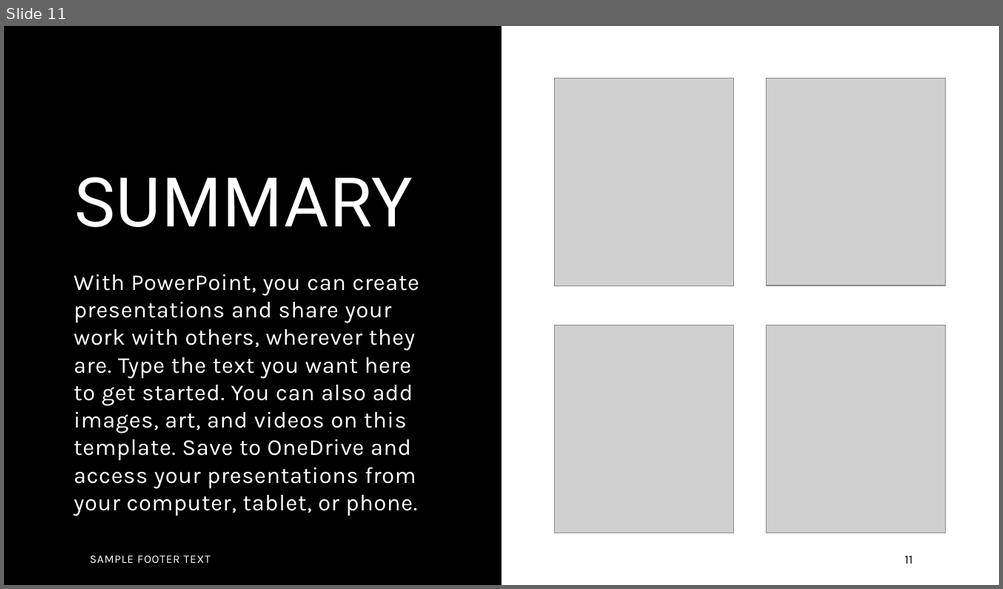
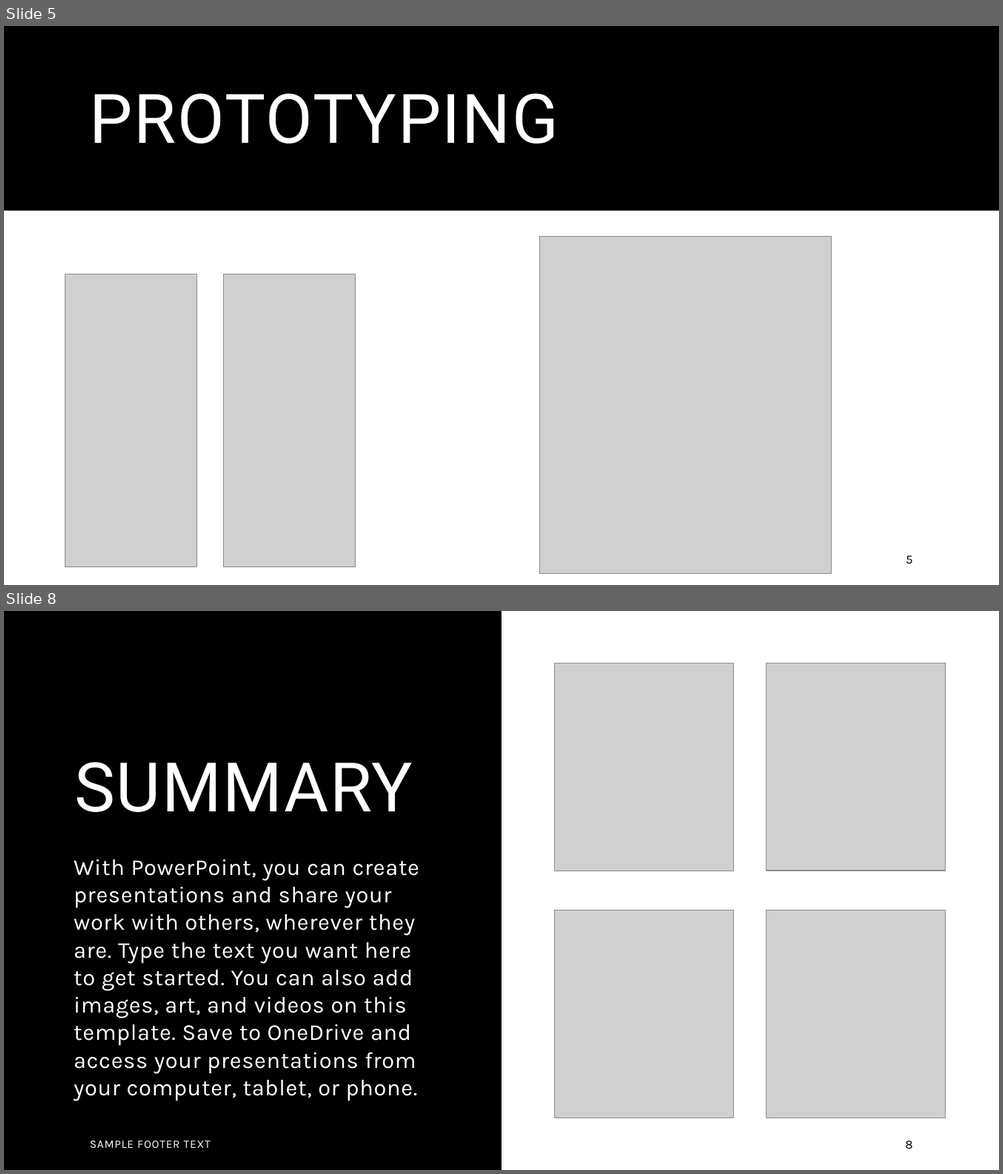
Before and after one commit to clararingrose/rguhack2024, a slide deck: rguhack2024.pptx. Shown one above the other, each under a label of ours: slide 11 before the commit, slides 5 and 8 after it; the slides between them are not shown. The pictures are 1003x589 and 1003x1174 pixels, drawn with LibreOffice and Linux fonts; fonts in the diff are those of the drawing; grey boxes stand for pictures. Boxes give left, top, right and bottom in pixels: in the first picture for what was removed or moved away, otherwise in the second. Text is boxed around its words. In the diff, an @@ line names an element or a change of style, - is before the commit and + after.

```diff
--- a/rguhack2024.pptx
+++ b/rguhack2024.pptx
@@ slide 5 added at (4,26,999,585), background #FFFFFF @@
@@ rectangle added at (4,26,999,211), fill #000000 @@
@@ title added at (90,93,558,144), 66 pt, text #FFFFFF @@
+PROTOTYPING
@@ picture added at (540,236,831,574) @@
@@ picture added at (65,275,197,568) @@
@@ picture added at (223,275,356,568) @@
@@ page number added at (905,556,912,564), 12 pt, text #000000 @@
+5
@@ what was slide 11 is now slide 8 @@
@@ page number at (905,1141,912,1150): text changed @@
-11
+8
```
Also in this commit, not shown: 5 slides changed, 2 other slides added, 6 slides removed.
